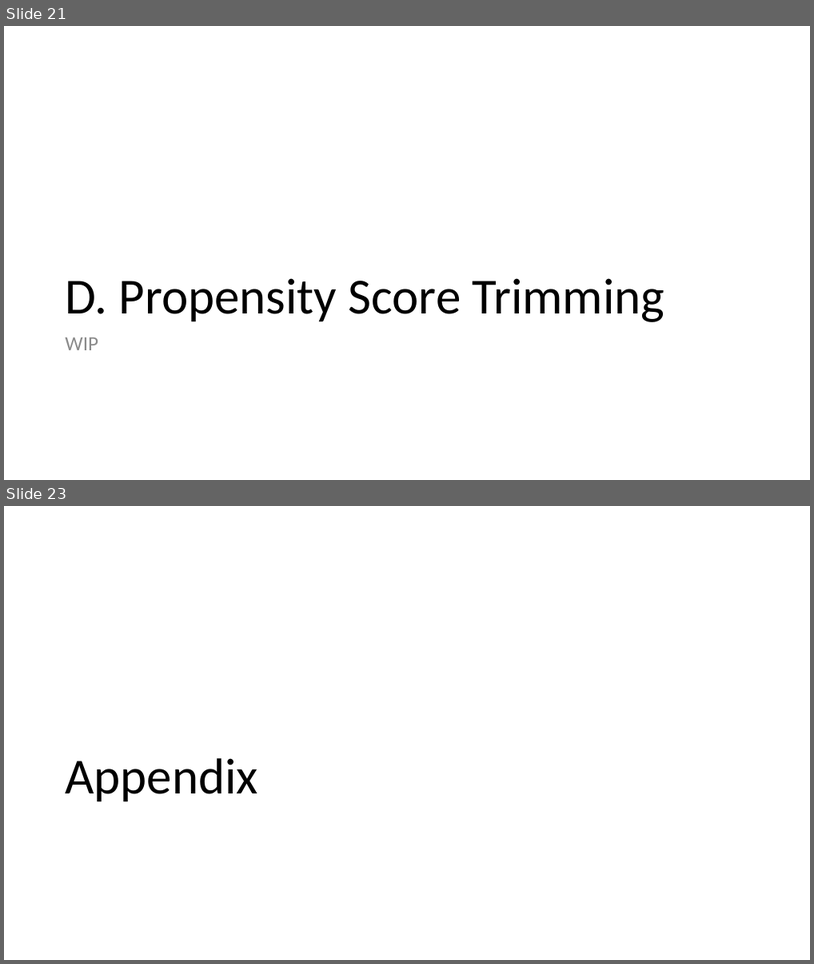
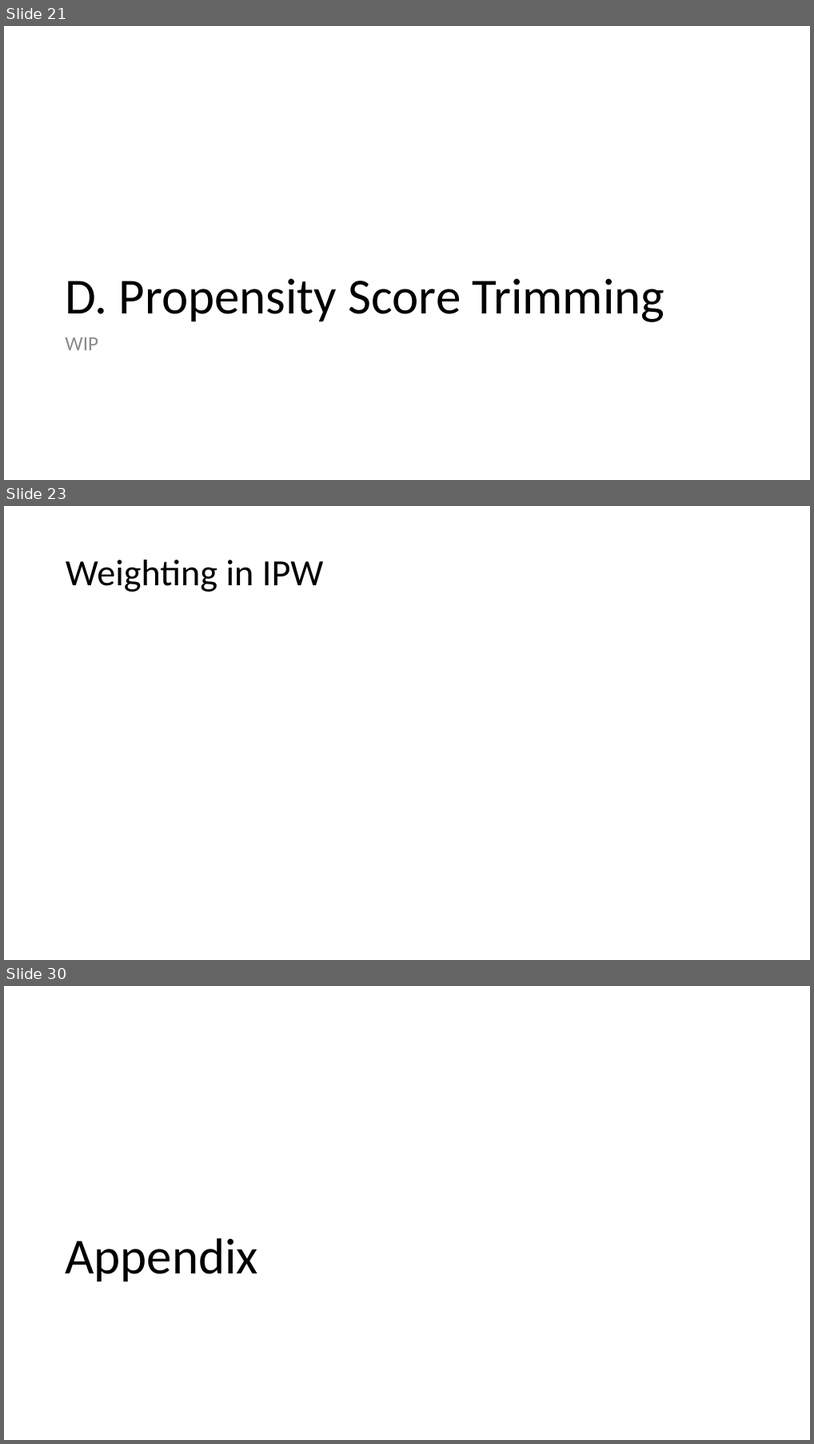
Before and after one commit to shoepaladin/causalinference_crashcourse, a slide deck: Powerpoints/4 Best Practices (WIP).pptx. Shown one above the other, each under a label of ours: slides 21 and 23 before the commit, slides 21, 23 and 30 after it; the slides between them are not shown. The pictures are 814x964 and 814x1444 pixels, drawn with LibreOffice and Linux fonts; fonts in the diff are those of the drawing; grey boxes stand for pictures. Boxes give left, top, right and bottom in pixels: in the first picture for what was removed or moved away, otherwise in the second. Text is boxed around its words. In the diff, an @@ line names an element or a change of style, - is before the commit and + after.

```diff
--- a/Powerpoints/4 Best Practices (WIP).pptx
+++ b/Powerpoints/4 Best Practices (WIP).pptx
@@ slide 23 added at (x1=4, y1=506, x2=810, y2=960), background #FFFFFF @@
@@ title added at (x1=66, y1=560, x2=323, y2=592), 44 pt, text #000000 @@
+Weighting in IPW
@@ what was slide 23 is now slide 30 @@
```
Also in this commit, not shown: 7 other slides added, 8 other files.
